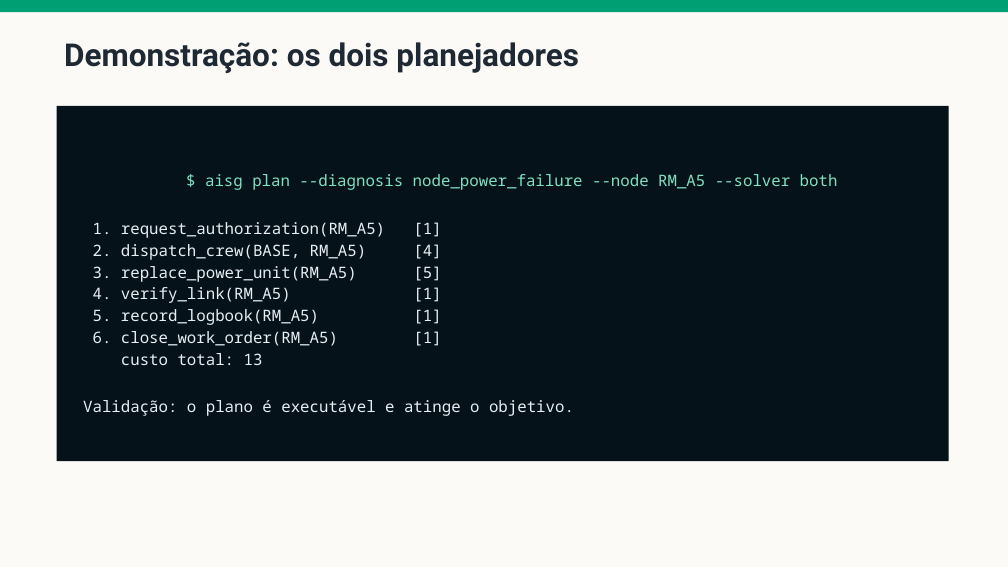
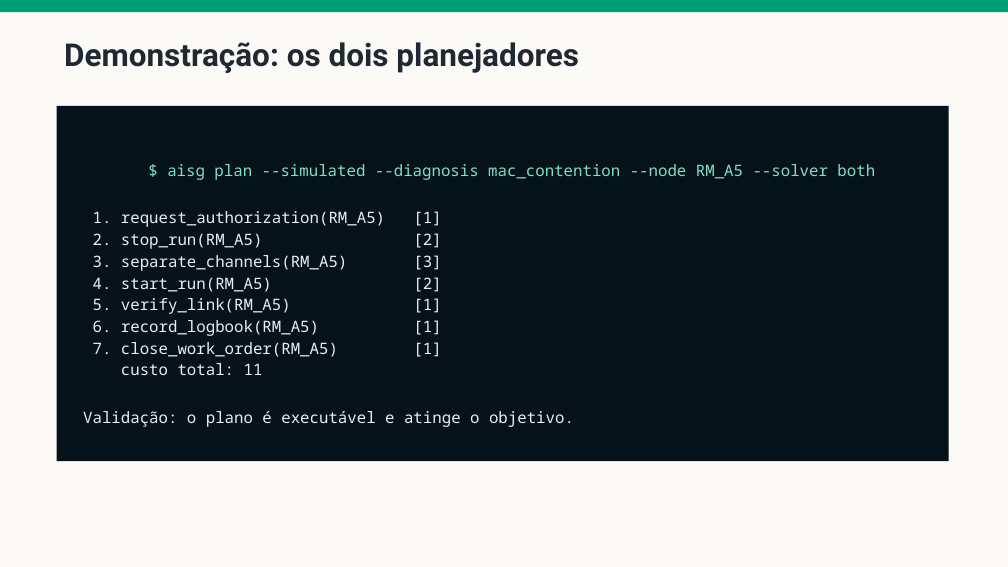
Before and after one commit to fsd-dantas/ai4systems, a slide deck: slide 36 of docs/presentation/ai-for-smartgrids-apresentacao.pptx (slide 35 before the commit). Drawn at 1008x567 pixels with LibreOffice and Linux fonts; fonts in the diff are those of the drawing. Boxes give left, top, right and bottom in pixels: in the first picture for what was removed or moved away, otherwise in the second. Text is boxed around its words. In the diff, an @@ line names an element or a change of style, - is before the commit and + after.

Commit message:
Rebuild the deck around the simulated scenario
Every scenario-specific slide now presents the ns-3 scenario rather than the
field network: the domain figure, the thirteen variables in three levels, the
rule examples, both live demonstrations, the eight commandable cases, the STRIPS
operator, the operator table, the GPS trace, and the whole of topic 3. No
reference to weather, rain fade, crew dispatch or the old node names survives.

The machine-learning argument had to change rather than be restated, and the new
version is stronger. In a simulator the labels are free: the operator commands
the condition and can repeat the run. The objection is no longer missing labels
but what a model would learn from them - the simulated MAC is CSMA-CA while the
real radio uses the manufacturer's, so a classifier trained on simulated labels
learns the model's signature with no evidence it transfers. The field base
remains as the case where no label exists at all.

Topic 3 gains a better example than it had. On LTE_ENB to AP_B breadth-first
finds two hops costing 381.46 ms while A* finds three costing 70.51: the optimal
path has MORE hops. Nothing demonstrates that hops are not cost more directly.

Aggregate savings are now reported over ordered pairs and say so - 272 and 870 -
because the count halves under the other reading and the question will be asked.
The scaling claim is narrowed to what two graphs can support.

Adds a KPI primer before the KPI slide. The audience is not all network
engineers, and without it the following twenty minutes are vocabulary. It carries
one analogy throughout, and makes the point that loss and delay are consequences
which say something is wrong but never what.

```diff
--- a/docs/presentation/ai-for-smartgrids-apresentacao.pptx
+++ b/docs/presentation/ai-for-smartgrids-apresentacao.pptx
@@ text in rectangle at [167, 164, 875, 180]: text changed @@
-$ aisg plan --diagnosis node_power_failure --node RM_A5 --solver both
+$ aisg plan --simulated --diagnosis mac_contention --node RM_A5 --solver both
@@ text in rectangle at [93, 233, 348, 375]: text changed @@
-2. dispatch_crew(BASE, RM_A5) [4]
-3. replace_power_unit(RM_A5) [5]
-4. verify_link(RM_A5) [1]
-5. record_logbook(RM_A5) [1]
-6. close_work_order(RM_A5) [1]
-custo total: 13
+2. stop_run(RM_A5) [2]
+3. separate_channels(RM_A5) [3]
+4. start_run(RM_A5) [2]
+5. verify_link(RM_A5) [1]
+6. record_logbook(RM_A5) [1]
+7. close_work_order(RM_A5) [1]
+custo total: 11
```
Also in this commit, not shown: 19 other slides changed, 1 slide added, 2 other files.
